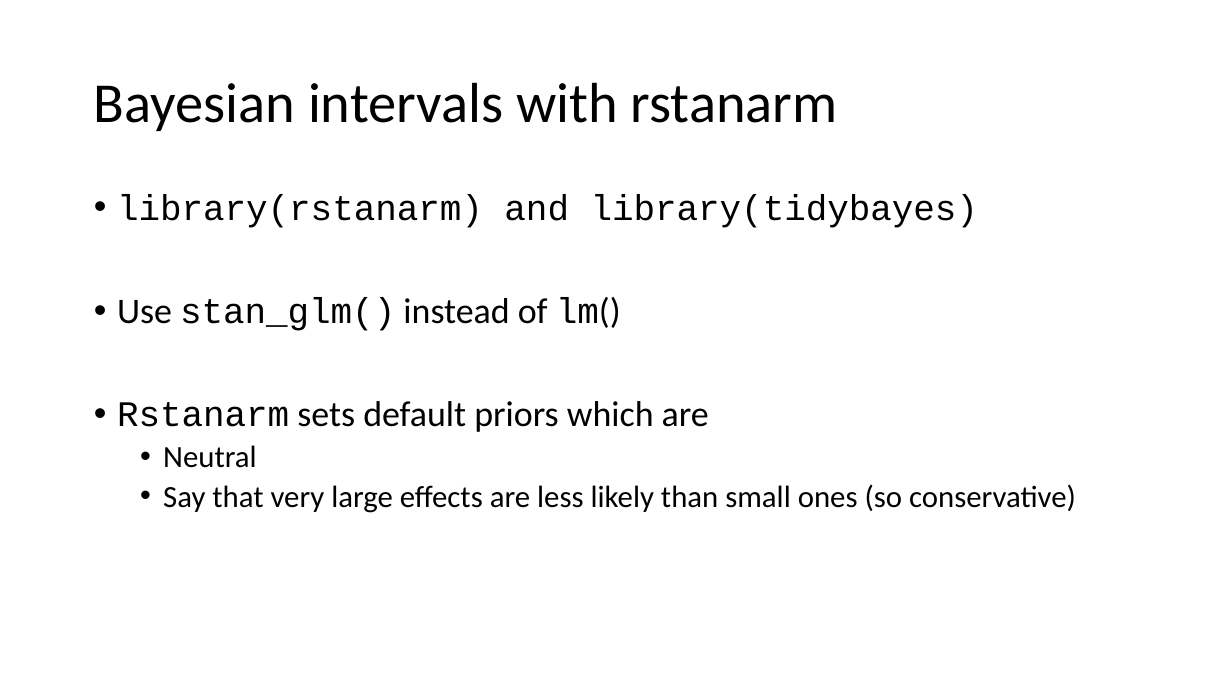
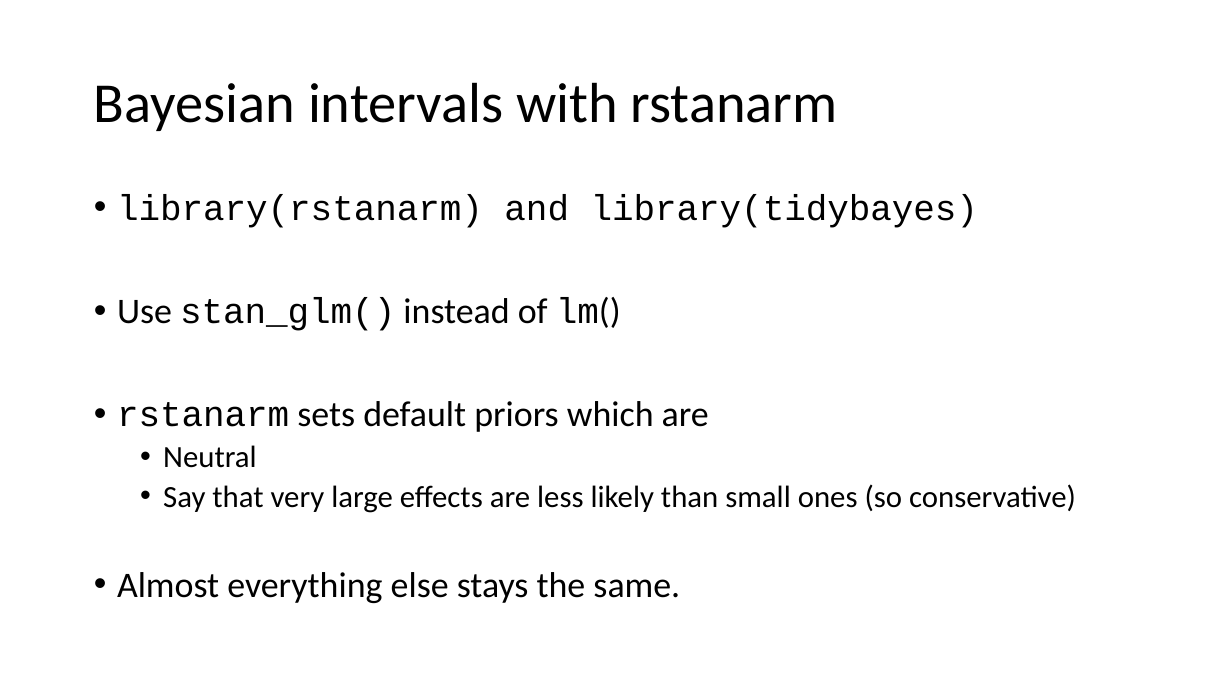
Before and after one commit to benwhalley/datafluency, a slide deck: slide 14 of slides/uncertainty.pptx (slide 7 before the commit). Drawn at 1232x693 pixels with LibreOffice and Linux fonts; fonts in the diff are those of the drawing. Boxes give left, top, right and bottom in pixels: in the first picture for what was removed or moved away, otherwise in the second. Text is boxed around its words. In the diff, an @@ line names an element or a change of style, - is before the commit and + after.

```diff
--- a/slides/uncertainty.pptx
+++ b/slides/uncertainty.pptx
@@ text at [117,401,709,432]: text changed @@
-• Rstanarm sets default priors which are
+• rstanarm sets default priors which are
@@ text at [117,572,680,603]: paragraph added @@
+• Almost everything else stays the same.
```
Also in this commit, not shown: 5 other slides changed, 7 slides added.
